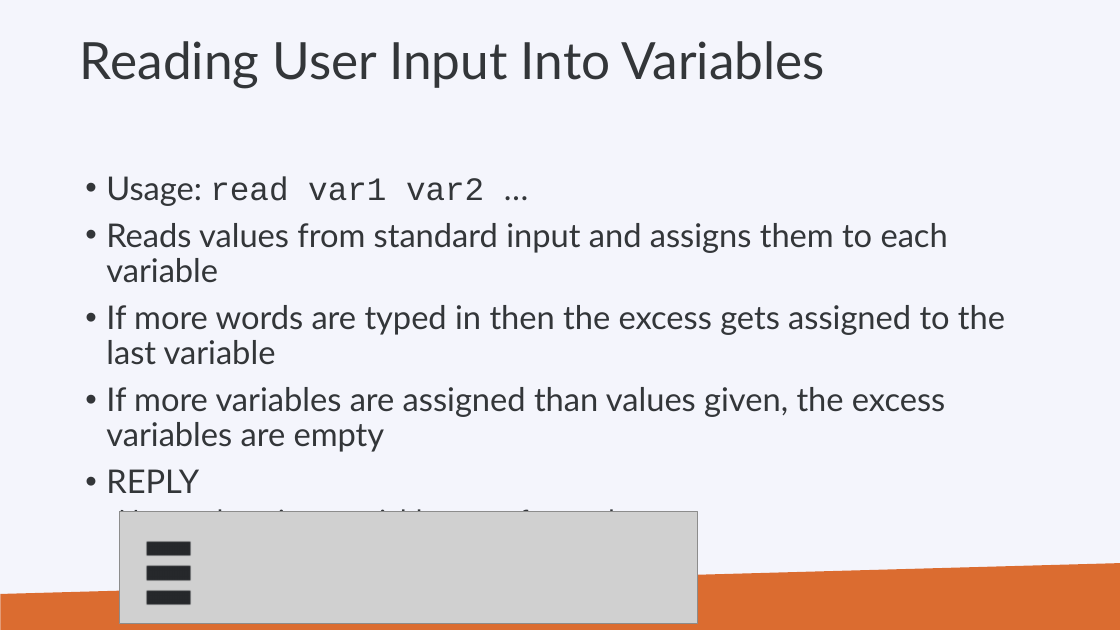
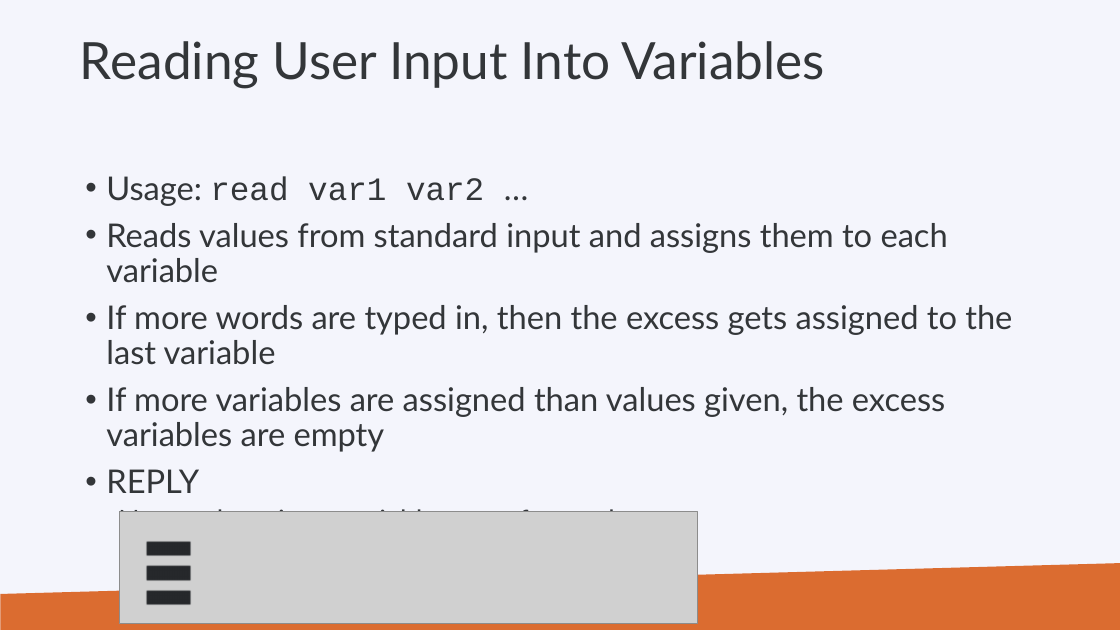
Before and after one commit to hpcleuven/Linux-scripting, a slide deck: slide 47 of Linux-scripting.pptx. Drawn at 1120x630 pixels with LibreOffice and Linux fonts; fonts in the diff are those of the drawing; grey boxes stand for pictures; background and template pictures are left out. Boxes give left, top, right and bottom in pixels: in the first picture for what was removed or moved away, otherwise in the second. Text is boxed around its words. In the diff, an @@ line names an element or a change of style, - is before the commit and + after.

```diff
--- a/Linux-scripting.pptx
+++ b/Linux-scripting.pptx
@@ text at (106, 305, 1012, 365): text changed @@
-• If more words are typed in then the excess gets assigned to the last variable
+• If more words are typed in, then the excess gets assigned to the last variable
```
Also in this commit, not shown: 18 other slides changed, 1 other file.
